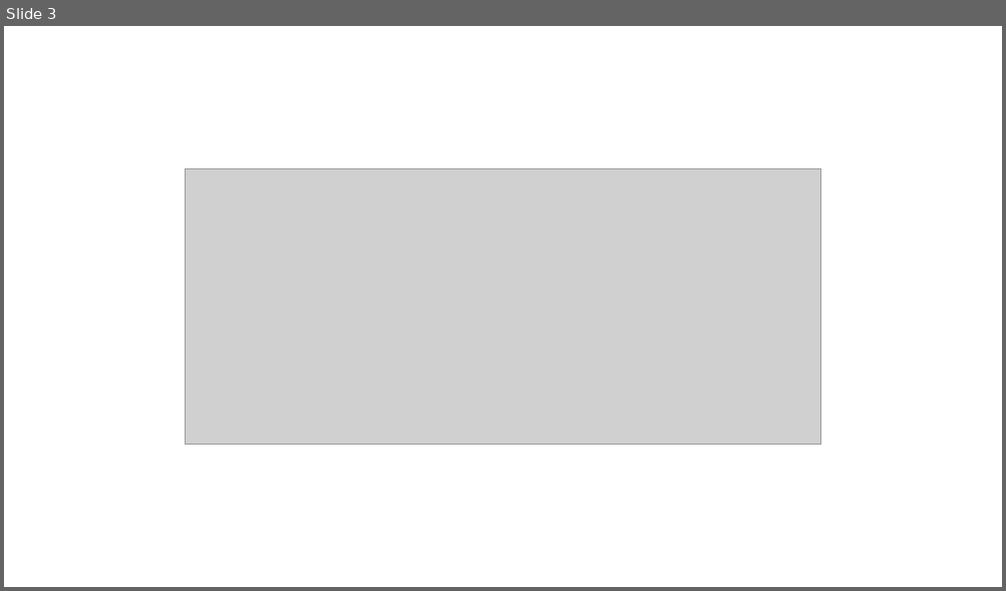
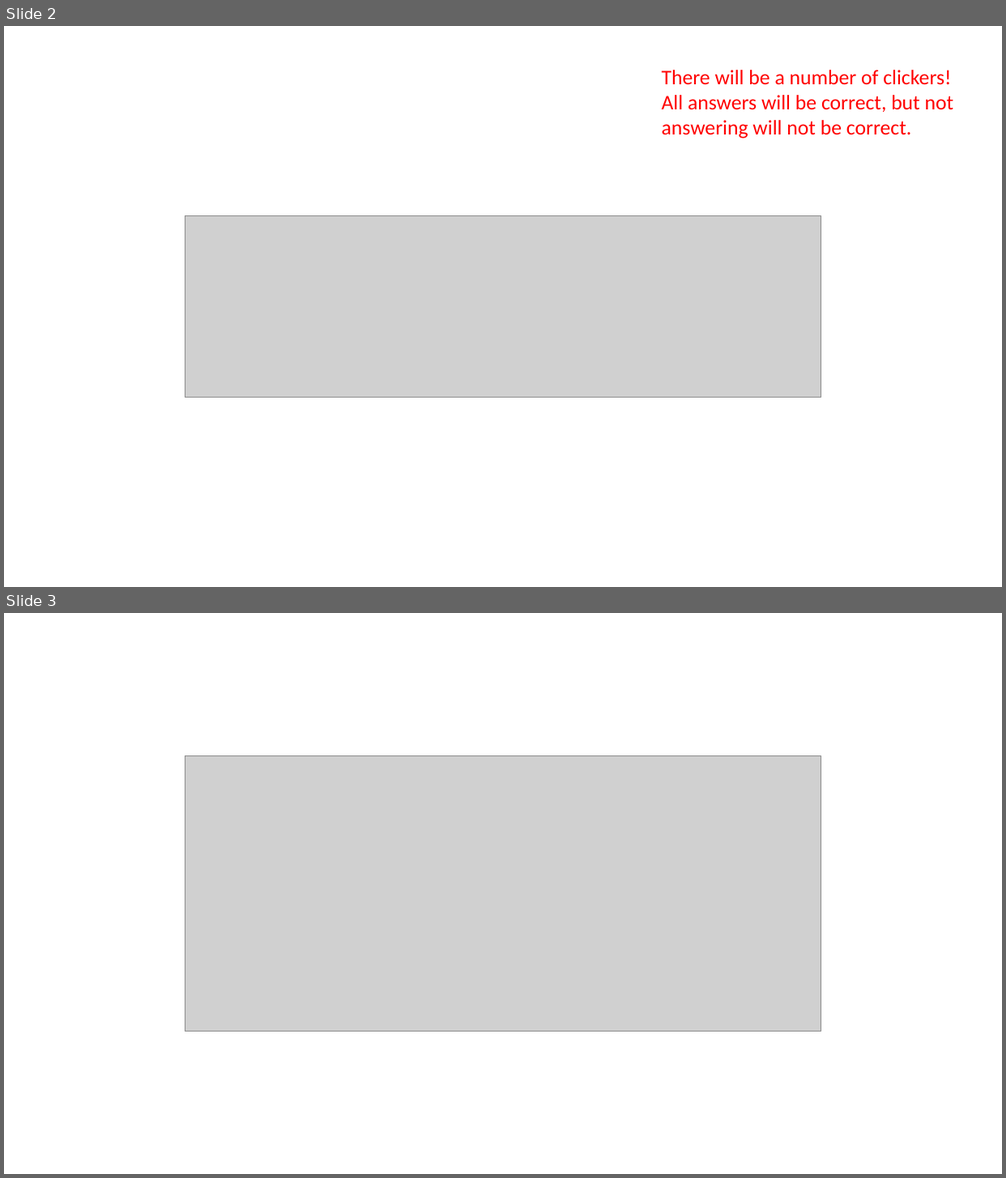
Before and after one commit to GregorKiczales/spd-materials, a slide deck: instructor/l23/lec23-wrap.pptx. Shown one above the other, each under a label of ours: slide 3 before the commit, slides 2 and 3 after it. The pictures are 1006x591 and 1006x1178 pixels, drawn with LibreOffice and Linux fonts; fonts in the diff are those of the drawing; grey boxes stand for pictures. Boxes give left, top, right and bottom in pixels: in the first picture for what was removed or moved away, otherwise in the second. Text is boxed around its words. In the diff, an @@ line names an element or a change of style, - is before the commit and + after.

```diff
--- a/instructor/l23/lec23-wrap.pptx
+++ b/instructor/l23/lec23-wrap.pptx
@@ slide 2 added at [4,26,1002,587], background #FFFFFF @@
@@ text added at [662,70,954,139], 20 pt, text #FF0000 @@
+There will be a number of clickers!
+All answers will be correct, but not answering will not be correct.
@@ picture added at [185,216,821,398] @@
```
Also in this commit, not shown: 2 slides changed, 5 other slides added, 4 slides removed, 14 other files.
